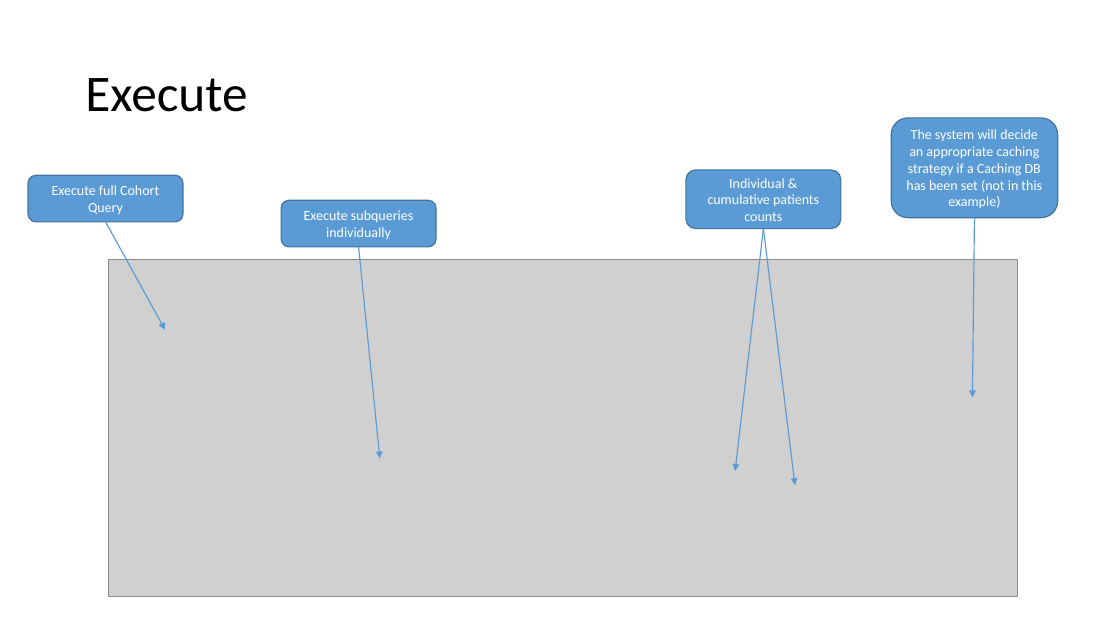
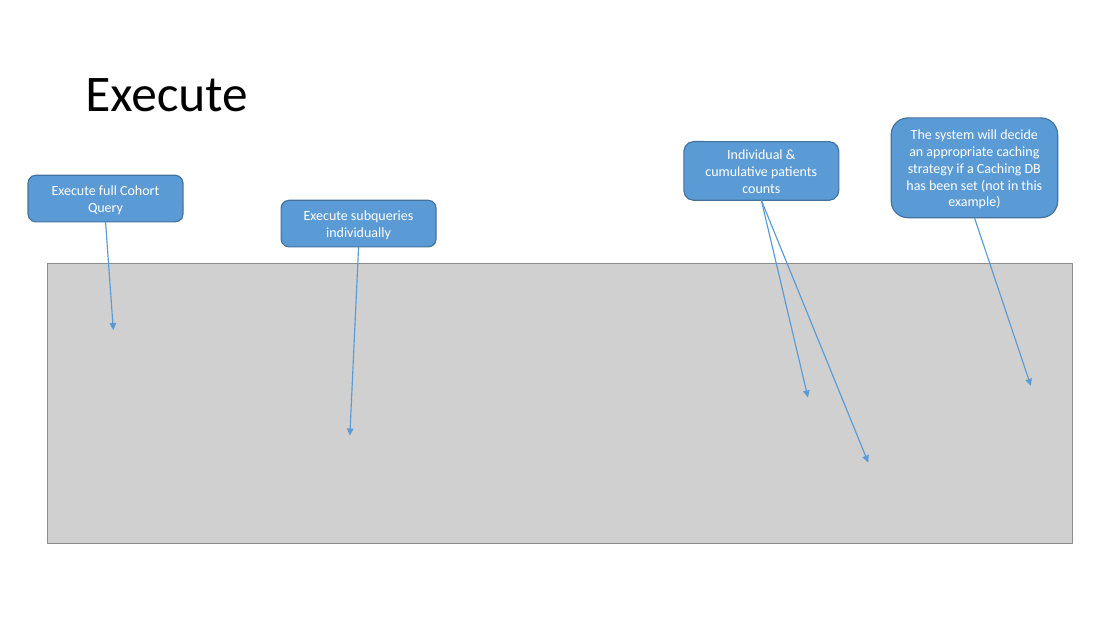
Before and after one commit to HicServices/RDMP, a slide deck: slide 15 of Documentation/Training/CohortBuilder.pptx (slide 11 before the commit). Drawn at 1120x630 pixels with LibreOffice and Linux fonts; fonts in the diff are those of the drawing; grey boxes stand for pictures. Boxes give left, top, right and bottom in pixels: in the first picture for what was removed or moved away, otherwise in the second. Text is boxed around its words. In the diff, an @@ line names an element or a change of style, - is before the commit and + after.

```diff
--- a/Documentation/Training/CohortBuilder.pptx
+++ b/Documentation/Training/CohortBuilder.pptx
@@ rounded rectangle "Individual & cumulative patients counts": place and size @@
-rounded rectangle "Individual & cumulative patients counts" at box(686, 170, 841, 229)
+rounded rectangle "Individual & cumulative patients counts" at box(684, 142, 839, 201)
@@ arrow moved from (764, 229) - (795, 486) to (761, 200) - (869, 462) @@
@@ arrow moved from (764, 229) - (735, 471) to (761, 200) - (808, 397) @@
@@ arrow moved from (106, 222) - (166, 330) to (106, 222) - (113, 330) @@
@@ arrow moved from (975, 218) - (973, 397) to (975, 218) - (1031, 386) @@
@@ picture: place and size @@
-picture at box(108, 260, 1017, 597)
+picture at box(48, 264, 1072, 544)
@@ arrow moved from (359, 247) - (380, 459) to (359, 247) - (350, 435) @@
```
Also in this commit, not shown: 3 other slides changed, 10 slides added, 1 slide removed.
